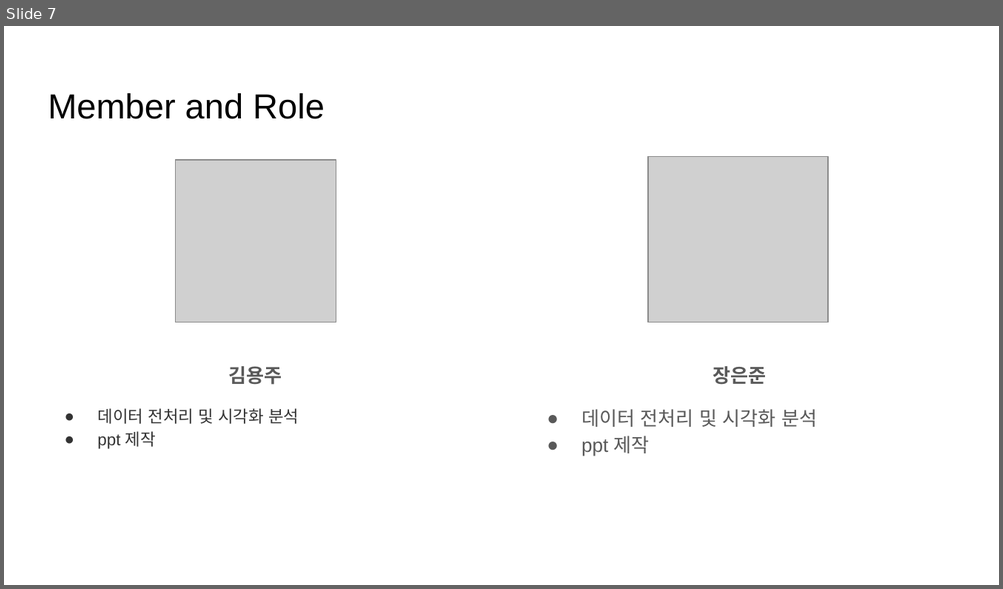
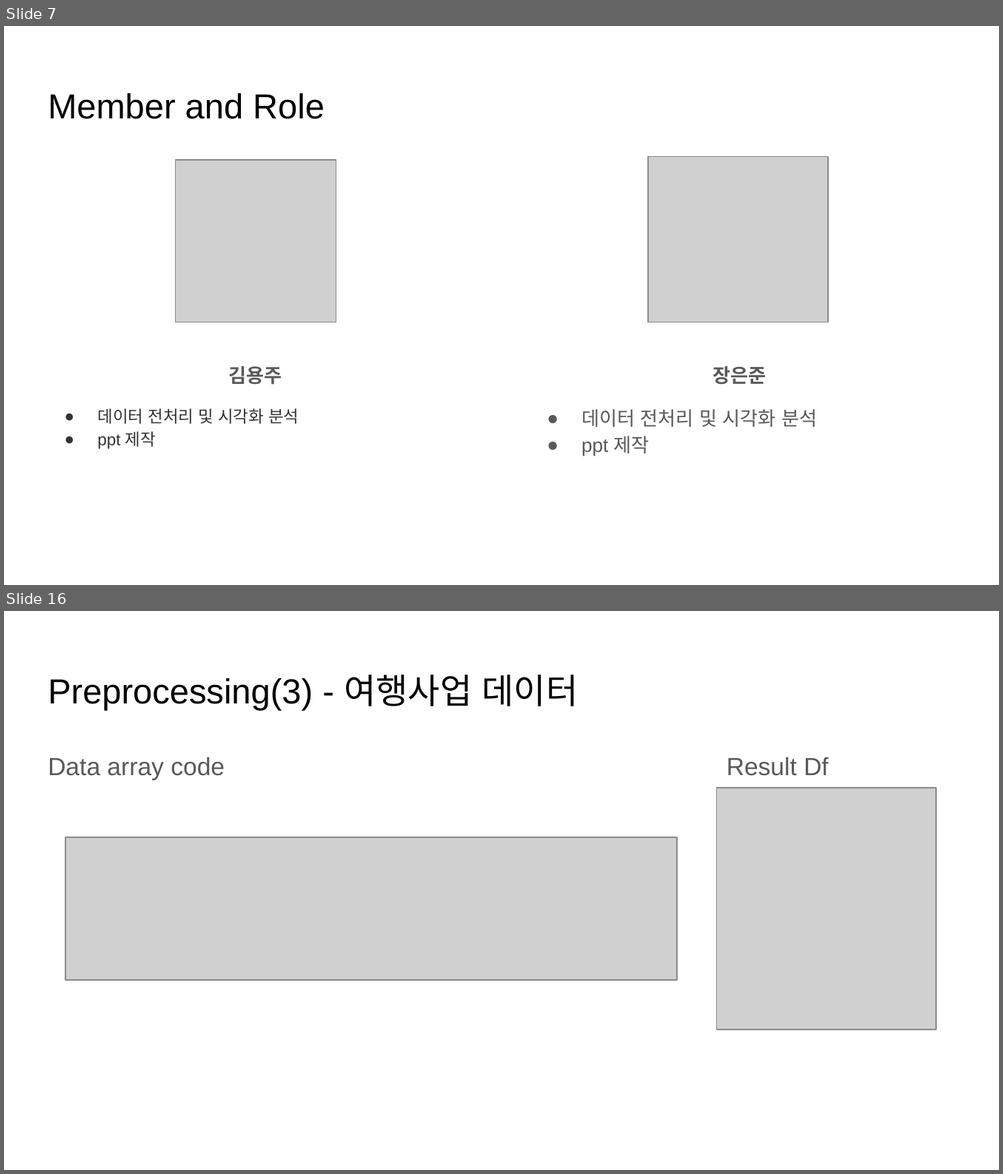
Before and after one commit to kurt7191/covid19, a slide deck: docs/COVID19 데이터 분석 (1).pptx. Shown one above the other, each under a label of ours: slide 7 before the commit, slides 7 and 16 after it; the slides between them are not shown. The pictures are 1003x589 and 1003x1174 pixels, drawn with LibreOffice and Linux fonts; fonts in the diff are those of the drawing; grey boxes stand for pictures. Boxes give left, top, right and bottom in pixels: in the first picture for what was removed or moved away, otherwise in the second. Text is boxed around its words. In the diff, an @@ line names an element or a change of style, - is before the commit and + after.

```diff
--- a/docs/COVID19 데이터 분석 (1).pptx
+++ b/docs/COVID19 데이터 분석 (1).pptx
@@ slide 16 added at [4, 611, 999, 1170], background #FFFFFF @@
@@ title added at [48, 675, 578, 710], 25.2 pt, text #000000 @@
+Preprocessing(3) - 여행사업 데이터
@@ text added at [48, 757, 225, 780], 18 pt, text #595959 @@
+Data array code
@@ text added at [726, 757, 828, 776], 18 pt, text #595959 @@
+Result Df
@@ picture added at [716, 788, 936, 1030] @@
@@ picture added at [65, 837, 677, 981] @@
```
Also in this commit, not shown: 16 other slides added, 1 slide removed, 23 other files.
